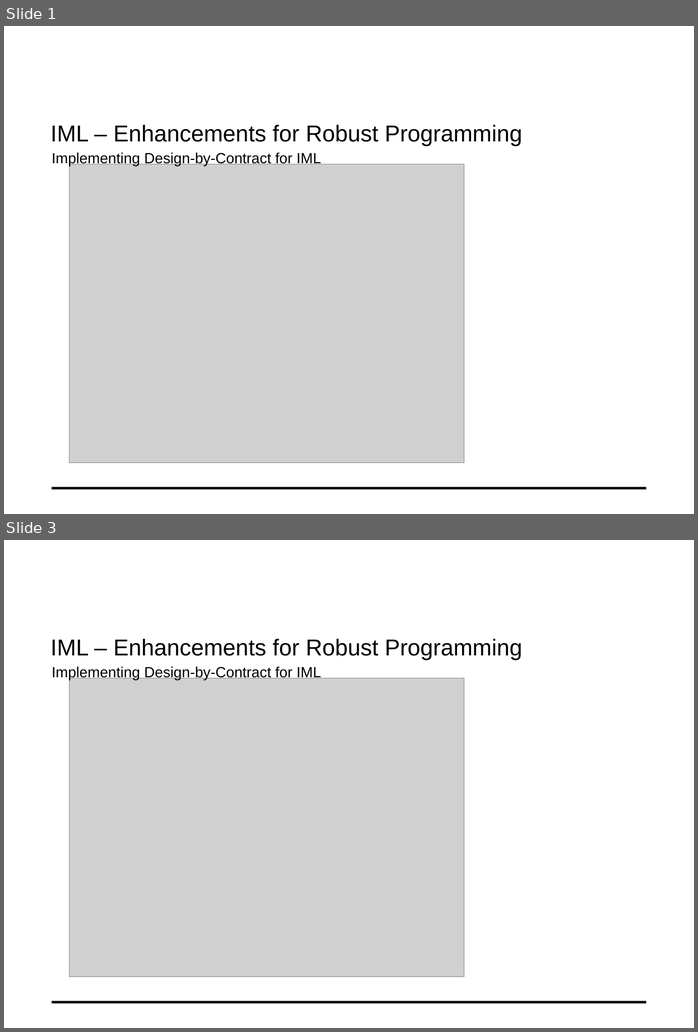
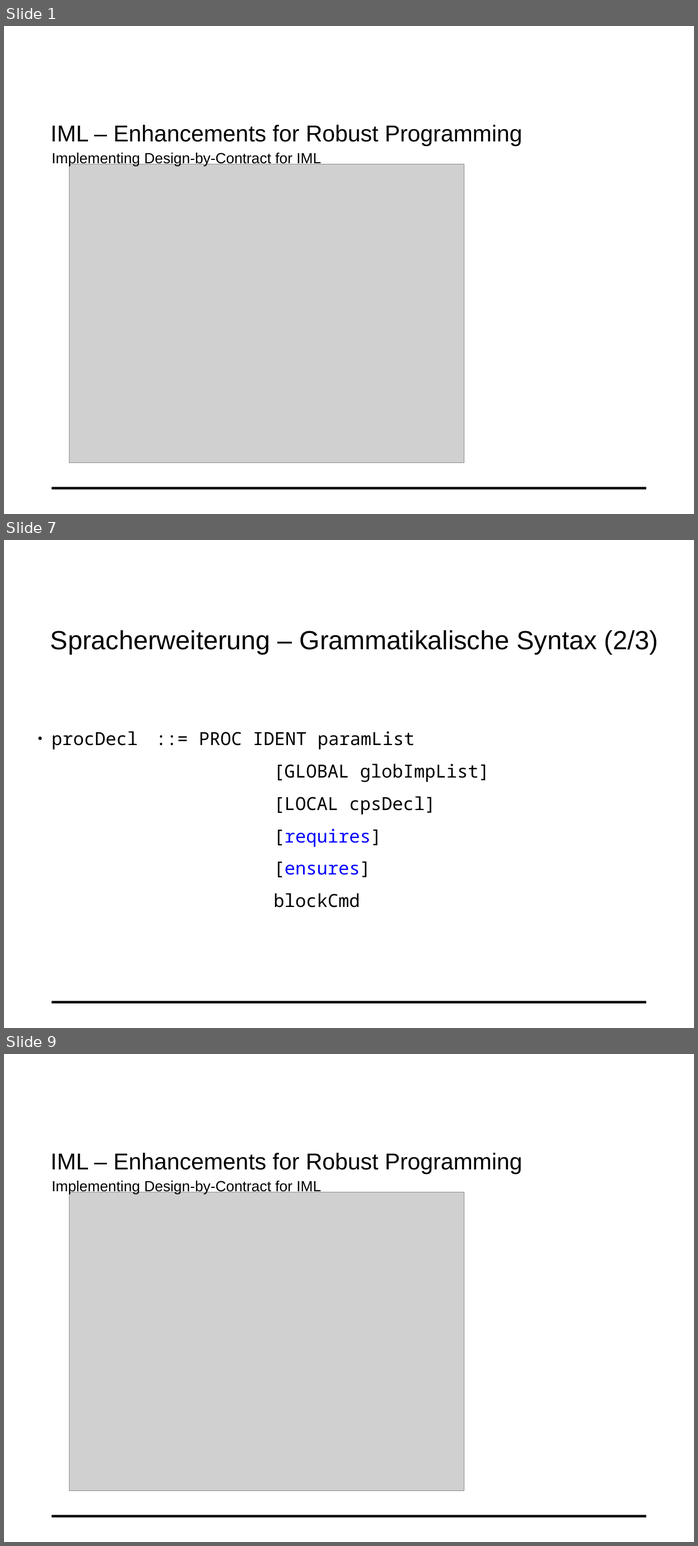
Before and after one commit to fluescher/iml-compiler, a slide deck: IML-Conditions.odp. Shown one above the other, each under a label of ours: slides 1 and 3 before the commit, slides 1, 7 and 9 after it; the slides between them are not shown. The pictures are 698x1032 and 698x1546 pixels, drawn with LibreOffice and Linux fonts; fonts in the diff are those of the drawing; grey boxes stand for pictures; background and template pictures are left out. Boxes give left, top, right and bottom in pixels: in the first picture for what was removed or moved away, otherwise in the second. Text is boxed around its words. In the diff, an @@ line names an element or a change of style, - is before the commit and + after.

```diff
--- a/IML-Conditions.odp
+++ b/IML-Conditions.odp
@@ slide 7 added at (x1=4, y1=540, x2=694, y2=1028), background #FFFFFF; not listed: 1 template element that a slide beside it also shows @@
@@ text added at (x1=50, y1=630, x2=658, y2=655), 32 pt, text #000000 @@
+Spracherweiterung – Grammatikalische Syntax (2/3)
@@ text added at (x1=52, y1=731, x2=490, y2=907), 22 pt, text #000000 @@
+● procDecl ::= PROC IDENT paramList
+  [GLOBAL globImpList]
+  [LOCAL cpsDecl]
+  [requires]
+  [ensures]
+  blockCmd
@@ what was slide 3 is now slide 9 @@
```
Also in this commit, not shown: 1 slide changed, 5 other slides added.
